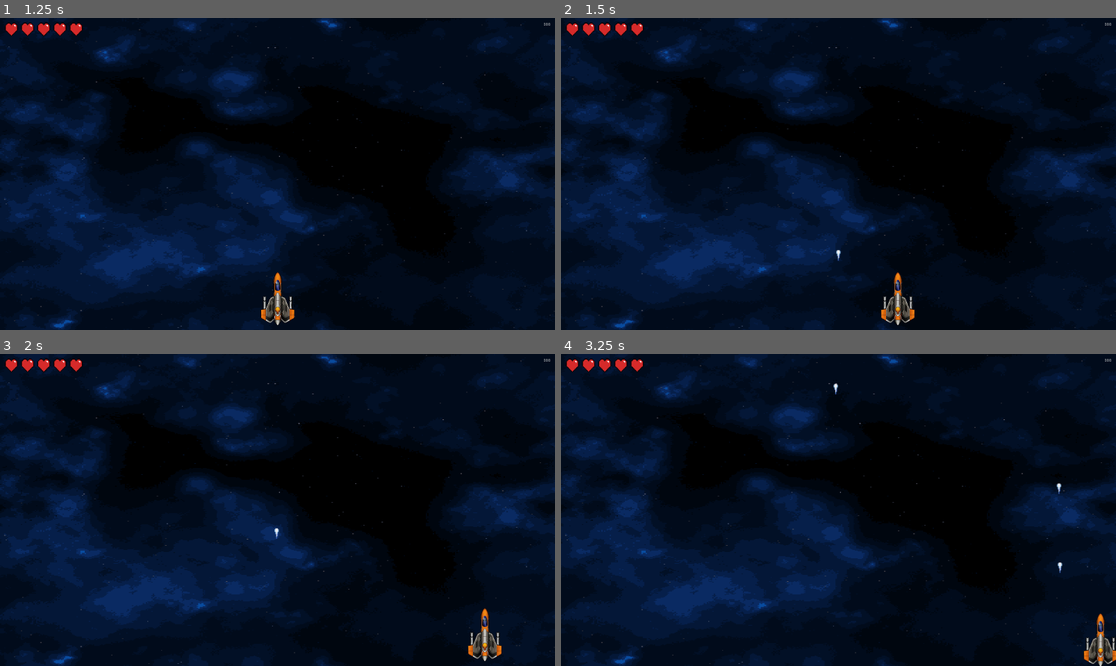
Above: before the commit, frames 1-4 (two rows, left to right).
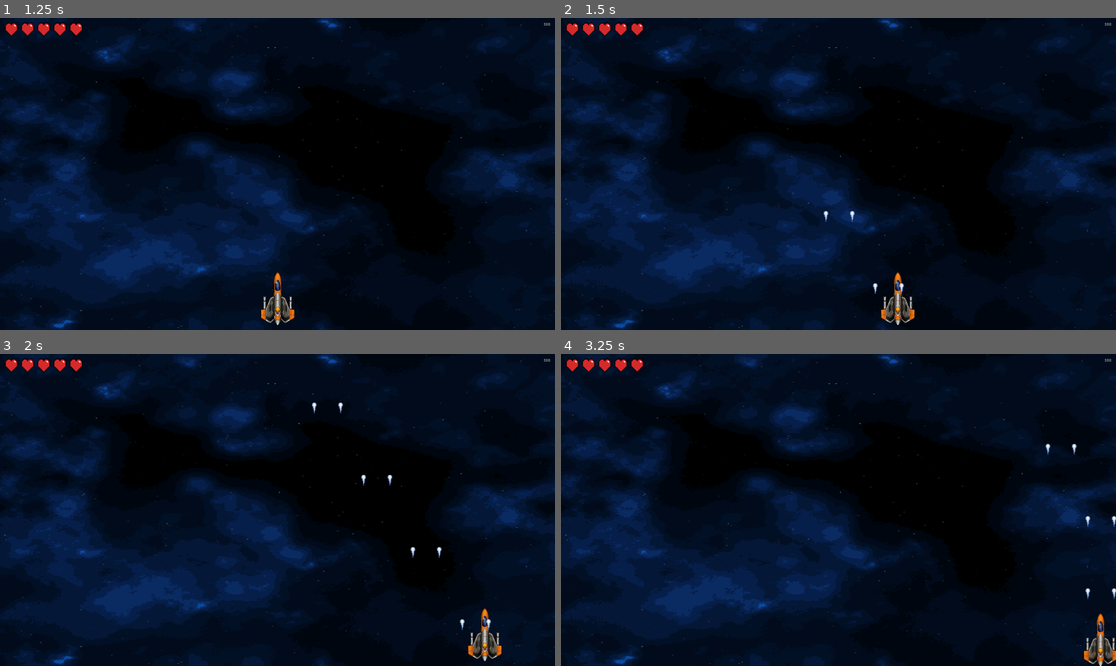
Above: after the commit, the same moments.

Repository: HalysonItallo/Opensole
Game: Godot game, scene res://scenes/menu/menu.tscn
Two runs of this game, one before a commit and one after it. Both use one fixed random seed, a clock stepped at 60 frames per second and the inputs below.
Inputs (mouse positions are in pixels of both pictures, inside the frame that each line leads up to):
- Up to frame 1 (1.25 s): click (277, 155) at 0.5 s
- Up to frame 2 (1.5 s): tap Enter at 1.25 s; move the mouse to (960, 158) at 1.27 s; hold Right (ui_right) from 1.28 s (still down); hold Space (shoot) from 1.28 s (still down)
- Up to frame 3 (2 s): keep holding Right (ui_right); keep holding Space (shoot)
- Up to frame 4 (3.25 s): move the mouse to (727, 525) at 2.02 s; release Right (ui_right) at 2.03 s; release Space (shoot) at 2.03 s; hold Down (ui_down) 2.03-2.78 s; tap Space (shoot) at 2.1 s; move the mouse to (894, 441) at 2.77 s; hold Right (ui_right) from 2.78 s (still down); hold Space (shoot) from 2.78 s (still down)

Frame 1 is identical in both runs. In frame 2, 0.1% of the frame differs, in the area x 47-62%, y 61-89%; in frame 3, 0.2%, in the area x 49-89%, y 15-89%; in frame 4, 0.2%.

Commit message:
fixed bullet position

Diff:
--- /dev/null
+++ b/bullet/Bullet.gd
@@ -0,0 +1,10 @@
+extends Area2D
+
+export var speed = 1500
+
+func _physics_process(delta):
+	position.y -= speed * delta
+
+
+func _on_VisibilityNotifier2D_screen_exited():
+	queue_free() # para a bala deixar de existir ao sair da tela
--- a/scenes/spaceship/bullet.tscn
+++ b/bullet/Bullet.tscn
@@ -1,29 +1,27 @@
 [gd_scene load_steps=4 format=2]
 
-[ext_resource path="res://assets/sprites/spaceships/laser-bolts.png" type="Texture" id=1]
-[ext_resource path="res://scripts/spaceship/bullet.gd" type="Script" id=2]
+[ext_resource path="res://bullet/Bullet.gd" type="Script" id=1]
+[ext_resource path="res://assets/sprites/spaceships/laser-bolts.png" type="Texture" id=2]
 
 [sub_resource type="CapsuleShape2D" id=1]
 radius = 9.0
 height = 24.0
 
-[node name="bullet" type="Area2D"]
-script = ExtResource( 2 )
+[node name="Bullet" type="Area2D"]
+script = ExtResource( 1 )
+
+[node name="Sprite" type="Sprite" parent="."]
+scale = Vector2( 3, 3 )
+texture = ExtResource( 2 )
+region_enabled = true
+region_rect = Rect2( 0, 16, 16, 16 )
 
 [node name="CollisionShape2D" type="CollisionShape2D" parent="."]
 position = Vector2( 1, -1 )
 shape = SubResource( 1 )
 
-[node name="Sprite" type="Sprite" parent="."]
-scale = Vector2( 3, 3 )
-texture = ExtResource( 1 )
-region_enabled = true
-region_rect = Rect2( 0, 16, 16, 16 )
-
 [node name="VisibilityNotifier2D" type="VisibilityNotifier2D" parent="."]
 position = Vector2( 1.25, -2 )
-scale = Vector2( 1.375, 2.5 )
-
-[node name="Timer" type="Timer" parent="."]
+scale = Vector2( -0.917389, 2.22287 )
 
 [connection signal="screen_exited" from="VisibilityNotifier2D" to="." method="_on_VisibilityNotifier2D_screen_exited"]
--- a/hud/HUD.gd
+++ b/hud/HUD.gd
@@ -17,5 +17,5 @@
 
 func setLives(lives: int):
 	clearLives()
-	for i in range(lives):
+	for _i in range(lives):
 		lifeContainer.add_child(preloadedIcon.instance())
--- a/player/Player.gd
+++ b/player/Player.gd
@@ -1,9 +1,15 @@
 extends Area2D
 
 export var speed: float = 1024
+export var fireDelay: float = 0.16
+
 var velocity := Vector2(0, 0)
-onready var bullet_instance = preload("res://scenes/spaceship/bullet.tscn") #instancia do projetil
 var shootType = 1
+
+onready var bullet_instance = preload("res://Bullet/Bullet.tscn") #instancia do projetil
+
+onready var fireDelayTimer := $FireDelay
+onready var shootPositions := $ShootPositions
 
 func _ready():
 	var viewportSize := get_viewport_rect().size
@@ -11,8 +17,9 @@
 	position.x = viewportSize.x / 2.0 # Metade da tela à direita (na verdade centraliza, começando de 0,0)
 	position.y = viewportSize.y - yOffset
 
+
 func _process(delta):
-	if Input.is_action_just_pressed("shoot"):
+	if Input.is_action_pressed("shoot") and fireDelayTimer.is_stopped():
 		#botao shoot definido em configuracoes de entrada
 		pressShoot()
 
@@ -34,9 +41,11 @@
 
 	adjustPlayerBounds()
 
+
 func resetVelocity():
 	velocity.y = 0
 	velocity.x = 0
+
 
 func adjustPlayerBounds():
 	# Manter o player na tela
@@ -46,8 +55,10 @@
 	position.x = clamp(position.x, xOffset, viewRect.size.x - xOffset)
 	position.y = clamp(position.y, yOffset, viewRect.size.y - yOffset)
 
+
 func pressShoot():
-	var bullet = bullet_instance.instance()
-	bullet.direction = $ShootPosition.global_position - global_position #direcao e posicao
-	bullet.global_position = $ShootPosition.global_position
-	get_tree().get_root().add_child(bullet)
+	fireDelayTimer.start(fireDelay)
+	for child in shootPositions.get_children():
+		var bullet = bullet_instance.instance()
+		bullet.global_position = child.global_position
+		get_tree().current_scene.add_child(bullet)
--- a/player/Player.tscn
+++ b/player/Player.tscn
@@ -16,5 +16,13 @@
 visible = false
 shape = SubResource( 1 )
 
-[node name="ShootPosition" type="Position2D" parent="."]
-position = Vector2( -1, -77 )
+[node name="ShootPositions" type="Node2D" parent="."]
+
+[node name="LeftGun" type="Node2D" parent="ShootPositions"]
+position = Vector2( -45, -10 )
+
+[node name="RightGun" type="Node2D" parent="ShootPositions"]
+position = Vector2( 46, -10 )
+
+[node name="FireDelay" type="Timer" parent="."]
+one_shot = true
--- a/scripts/spaceship/bullet.gd
+++ /dev/null
@@ -1,24 +0,0 @@
-extends Area2D
-
-
-# Declare member variables here. Examples:
-# var a = 2
-# var b = "text"
-
-
-var direction = Vector2.UP
-var speed = 400
-
-
-# Called when the node enters the scene tree for the first time.
-func _ready():
-	pass # Replace with function body.
-
-
-# Called every frame. 'delta' is the elapsed time since the previous frame.
-func _process(delta):
-	translate(direction.normalized() * speed * delta)
-
-
-func _on_VisibilityNotifier2D_screen_exited():
-	queue_free() #para a bala deixar de existir ao sair da tela
--- a/scripts/spaceship/ship.gd
+++ /dev/null
@@ -1,42 +0,0 @@
-extends Node2D
-
-
-# Declare member variables here. Examples:
-# var a = 2
-# var b = "text"
-
-func movimentoXY(delta):
-	var velocidade = 55
-#eixo X
-	var eixoX = 0
-	if Input.is_action_pressed("ui_left"):
-		eixoX += -velocidade
-		#translate(Vector2(eixoX,0))
-	if Input.is_action_pressed("ui_right"):
-		eixoX += velocidade
-		#translate(Vector2(eixoX,0))
-
-#eixo Y
-	var eixoY = 0
-	if Input.is_action_pressed("ui_up"):
-		eixoY += -velocidade
-		#translate(Vector2(eixoY,0))
-	if Input.is_action_pressed("ui_down"):
-		eixoY += velocidade
-		#translate(Vector2(eixoY,0))
-	translate(Vector2(eixoX,eixoY))
-
-	var viewRect := get_viewport_rect()
-	position.x = clamp(position.x, -1920, viewRect.size.x)
-	position.y = clamp(position.y, -2500, viewRect.size.y)
-
-
-# Called when the node enters the scene tree for the first time.
-func _ready(): #equivalente ao init
-	pass # Replace with function body.
-
-
-# Called every frame. 'delta' is the elapsed time since the previous frame.
-func _process(delta):
-	movimentoXY(delta)
-	pass
